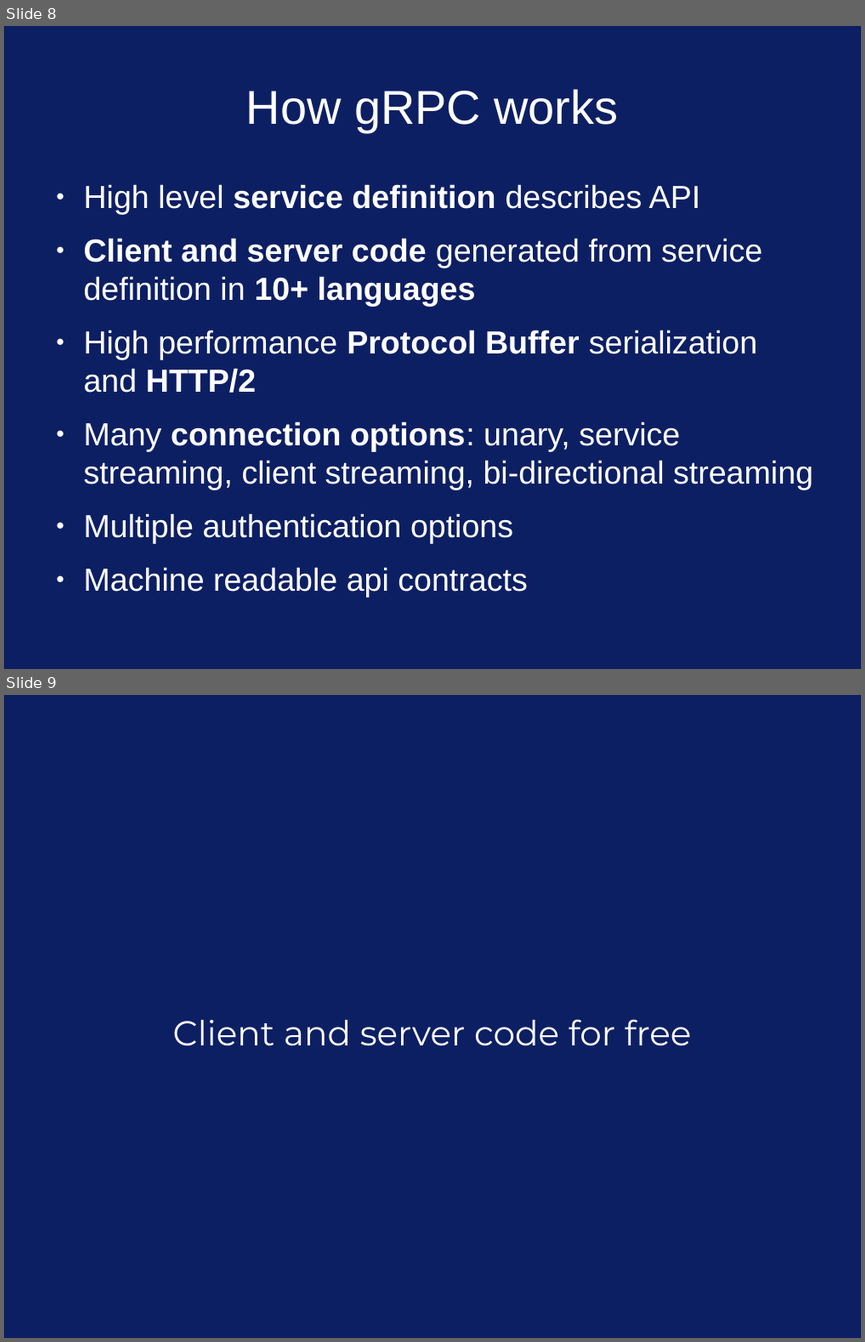
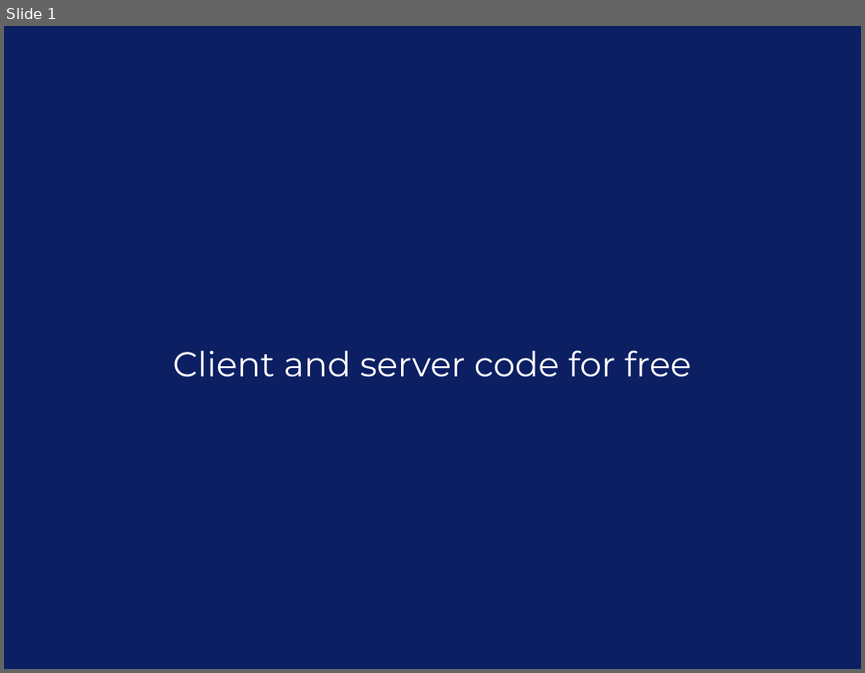
Before and after one commit to patrickboland4/grpc_talk, a slide deck: grpc_slides.odp. Shown one above the other, each under a label of ours: slides 8 and 9 before the commit, slide 1 after it. The pictures are 865x1342 and 865x673 pixels, drawn with LibreOffice and Linux fonts; fonts in the diff are those of the drawing. Boxes give left, top, right and bottom in pixels: in the first picture for what was removed or moved away, otherwise in the second. Text is boxed around its words. In the diff, an @@ line names an element or a change of style, - is before the commit and + after.

```diff
--- a/grpc_slides.odp
+++ b/grpc_slides.odp
@@ slide 8 removed at box(4, 26, 861, 669), background #0D1F63 @@
@@ title removed at box(246, 89, 618, 132) @@
-How gRPC works
@@ text removed at box(84, 184, 813, 544) @@
-● High level service definition describes API
-● Client and server code generated from service definition in 10+ languages
-● High performance Protocol Buffer serialization and HTTP/2
-● Many connection options: unary, service streaming, client streaming, bi-directional streaming
-● Multiple authentication options
-● Machine readable api contracts
@@ what was slide 9 is now slide 1 @@
```
Also in this commit, not shown: 7 other slides removed, 4 other files.
